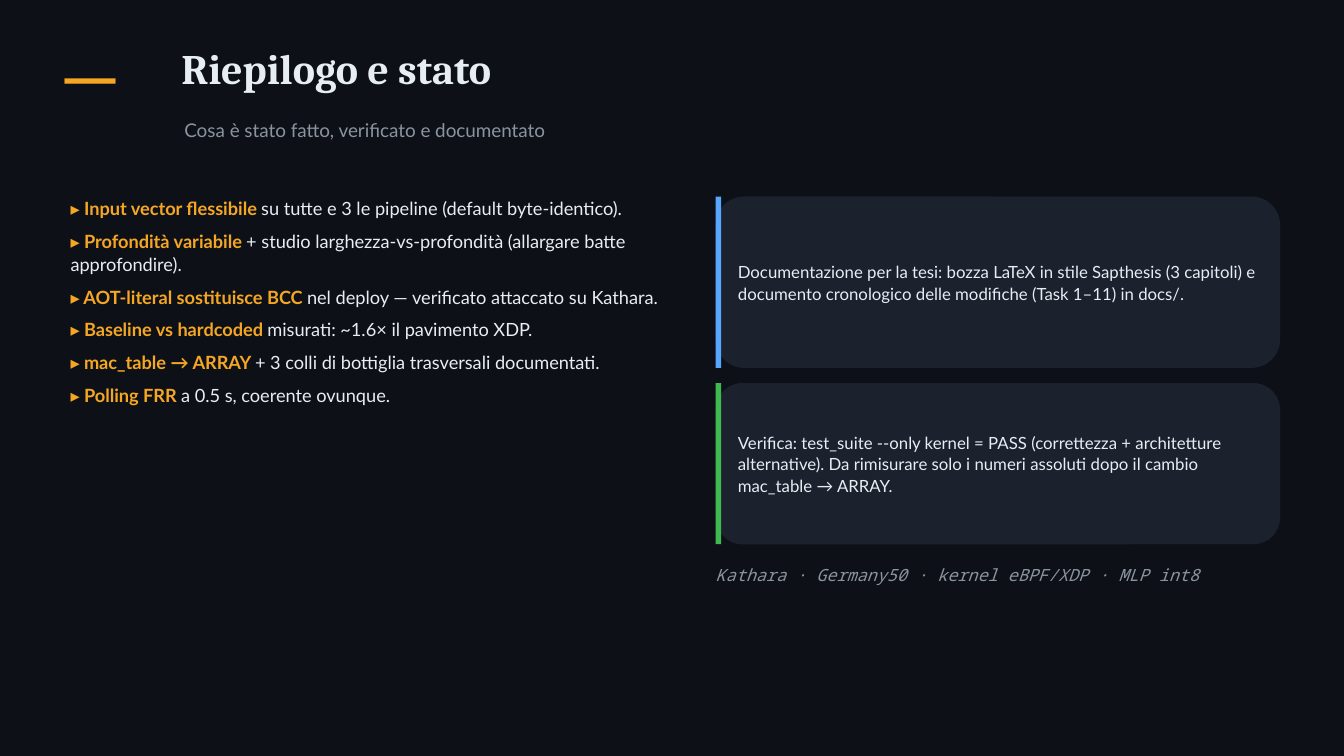
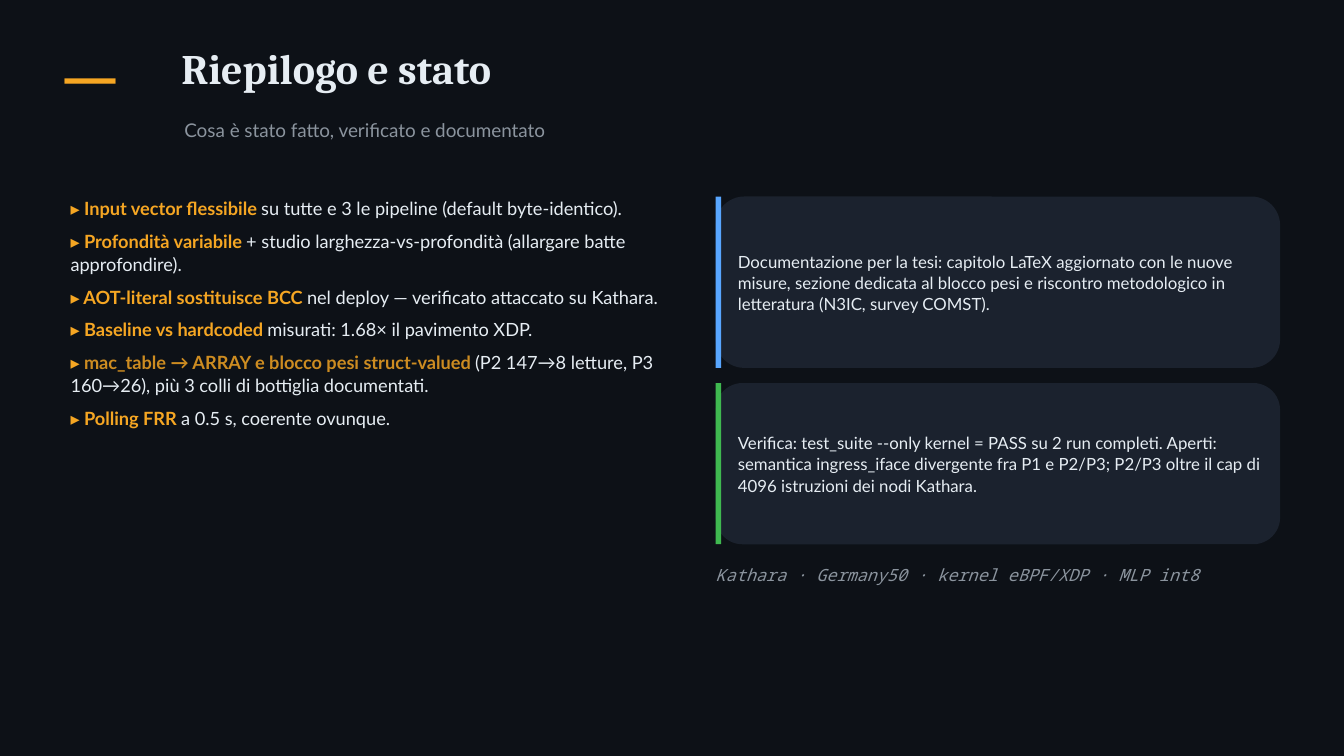
Before and after one commit to ettore-cantile/ipa_lab, a slide deck: slide 16 of docs/IPA_modifiche_hardcoded.pptx (slide 14 before the commit). Drawn at 1344x756 pixels with LibreOffice and Linux fonts; fonts in the diff are those of the drawing. Boxes give left, top, right and bottom in pixels: in the first picture for what was removed or moved away, otherwise in the second. Text is boxed around its words. In the diff, an @@ line names an element or a change of style, - is before the commit and + after.

```diff
--- a/docs/IPA_modifiche_hardcoded.pptx
+++ b/docs/IPA_modifiche_hardcoded.pptx
@@ text at (738,255,1232,313): text changed @@
-Documentazione per la tesi: bozza LaTeX in stile Sapthesis (3 capitoli) e documento cronologico delle modifiche (Task 1–11) in docs/.
+Documentazione per la tesi: capitolo LaTeX aggiornato con le nuove misure, sezione dedicata al blocco pesi e riscontro metodologico in letteratura (N3IC, survey COMST).
@@ text at (71,322,653,396): text changed @@
-▸ Baseline vs hardcoded misurati: ~1.6× il pavimento XDP.
-▸ mac_table → ARRAY + 3 colli di bottiglia trasversali documentati.
+▸ Baseline vs hardcoded misurati: 1.68× il pavimento XDP.
+▸ mac_table → ARRAY e blocco pesi struct-valued (P2 147→8 letture, P3 160→26), più 3 colli di bottiglia documentati.
@@ text at (738,436,1260,492): text changed @@
-Verifica: test_suite --only kernel = PASS (correttezza + architetture alternative). Da rimisurare solo i numeri assoluti dopo il cambio mac_table → ARRAY.
+Verifica: test_suite --only kernel = PASS su 2 run completi. Aperti: semantica ingress_iface divergente fra P1 e P2/P3; P2/P3 oltre il cap di 4096 istruzioni dei nodi Kathara.
```
Also in this commit, not shown: 3 other slides changed, 2 slides added, 7 other files.
